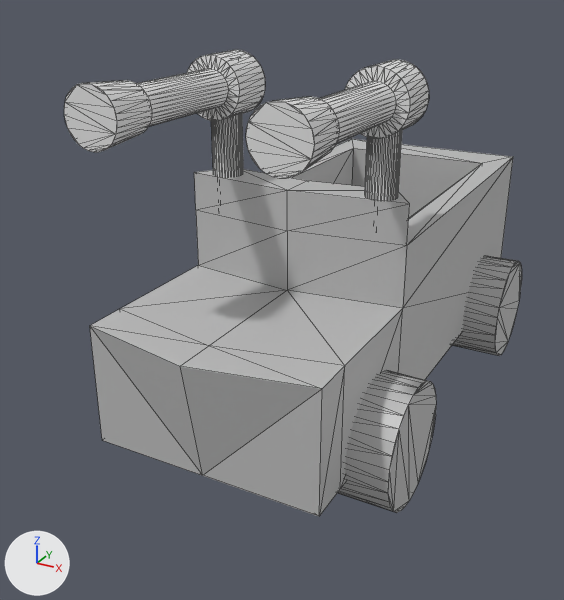
Renders of the COLLADA model Objects3D/juggernaut.dae from each side of a commit.
Camera for both pictures: a 50 mm camera at (29.8, -63.0, 40.7) aimed at (-3.0, -3.4, 10.9). The lights are fixed; the arrows at lower left show +X, +Y and +Z. Mesh edges are drawn as thin lines. Where no turn or scale is listed for an object, it has been applied to the vertices.

Objects in the first picture: 'base', 'canon1', 'canon2', 'rueda_1', 'rueda_2'.
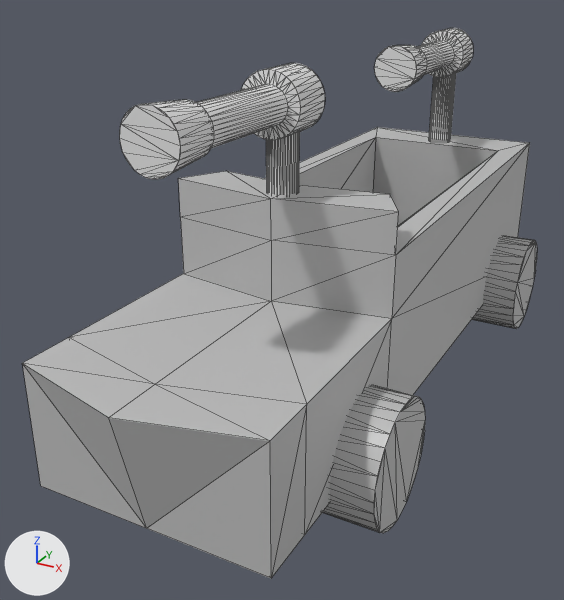
Where the change shows, as pixel boxes (x1, y1, x2, y2) in the pictures (564 x 600 px):
'base', mesh rescaled, moved (20% wider, 20% taller)
    before: (90, 139, 513, 516)
    after: (22, 127, 530, 578)
'canon1', moved
    before: (64, 50, 265, 177)
    after: (120, 63, 325, 195)
'canon2', moved
    before: (246, 60, 429, 200)
    after: (374, 28, 473, 141)
'rueda_1', moved
    before: (338, 370, 436, 513)
    after: (322, 385, 425, 533)
'rueda_2', moved
    before: (452, 256, 522, 356)
    after: (472, 236, 537, 329)

What changed in the scene script:
```text
Change me_cube_005:
    where me_cube_005.from_pydata(...)  # 41 vertices, 78 faces; spans x -10.0..10.0, y -19.6..31.3, z -9.1..10.1
    used by ob_base; location = (0.5, -4.7, 13.3)
    me_cube_005 part 1: the whole mesh is scaled about the mesh origin by (1, 1.31, 1)
Change me_cube_001:
    where me_cube_001.from_pydata(...)  # 128 vertices, 248 faces; spans x -4.0..22.8, y 9.7..20.3, z -5.3..5.3
    used by ob_rueda_2; location = (-8.9, 2.3, 5.5)
    me_cube_001 part 2: the whole mesh is moved by (-9.4, -15.0, 0.0)
Change me_cube_002:
    where me_cube_002.from_pydata(...)  # 128 vertices, 248 faces; spans x -23.0..4.2, y -20.3..-9.7, z -5.3..5.3
    used by ob_rueda_1; location = (9.7, 2.3, 5.5)
    me_cube_002 part 3: the whole mesh is moved by (9.4, 15.0, 0.0)
Change ob_base:
    ob_base.location: (0.5, -4.7, 13.3) -> (0.5, -6.2, 13.3)
Change ob_rueda_2:
    ob_rueda_2.location: (-8.9, 2.3, 5.5) -> (0.5, 25.1, 5.5)
Change ob_canon2:
    ob_canon2.location: (7.7, -11.9, 29.8) -> (0.1, 26.1, 29.2)
Change ob_canon1:
    ob_canon1.location: (-6.7, -11.9, 29.8) -> (0.1, -14.4, 29.4)
Change ob_rueda_1:
    ob_rueda_1.location: (9.7, 2.3, 5.5) -> (0.3, -15.4, 5.5)
```
